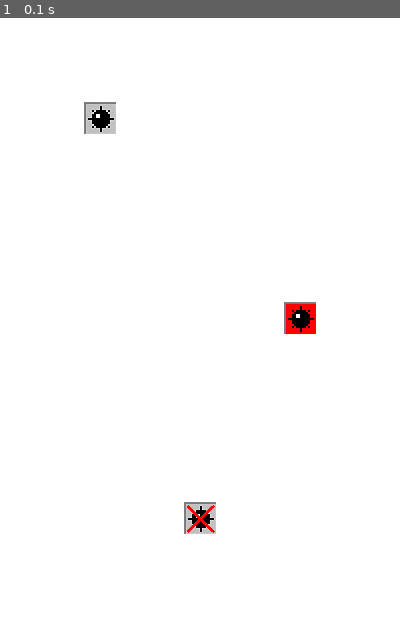
Above: before the commit, frame 1.
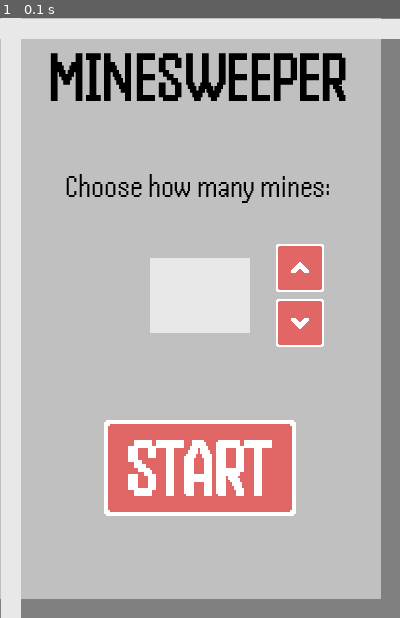
Above: after the commit, the same moment.

Repository: ColinTreanor/581Minesweeper2025
Game: pygame game, started from pygame_main.py
The game is run twice, just before and just after one commit, with the same random seed, the same clock (stepped at 60 frames per second) and the same inputs.
Inputs:
- Up to frame 1 (0.1 s): no input

The runs differ from the first frame. In frame 1, 85% of the frame differs, in the area x 0-100%, y 0-100%.

Commit message:
Add prototype start screen
Created a template start screen, not sure how buttons should be handled

Diff:
--- a/UI_engine.py
+++ b/UI_engine.py
@@ -1,6 +1,13 @@
 from board import *
 import pygame
 import button as ButtonClass
+
+# temporary constant definition for some colors, not sure where this should go in the codebase
+START_BG_COLOR = (192,192,192)
+START_DARK_LINE_COLOR = (128, 128, 128)
+START_LIGHT_LINE_COLOR = (232, 232, 232)
+BLACK = (0,0,0)
+# button red = (225, 105, 105)
 
 
 class UIEngine:
@@ -30,6 +37,45 @@
 
     def DisplayStartScreen(surface : pygame.display):
         #TODO: implement this function to display start screen
+        # fill with background color
+        surface.fill(START_BG_COLOR)
+        # draw border lines to make background look nicer
+        line_width = 20
+        # weird math with coordinates, i think lines are drawn with x representing the left edge and y representing the middle of the edge ???
+        pygame.draw.line(surface, START_DARK_LINE_COLOR, (400-line_width//2,0), (400-line_width//2,600), line_width)
+        pygame.draw.line(surface, START_DARK_LINE_COLOR, (0, 600-line_width//2), (400,600-line_width//2), line_width)
+        pygame.draw.line(surface, START_LIGHT_LINE_COLOR, (0,0+line_width//2), (400+line_width,0+line_width//2), line_width)
+        pygame.draw.line(surface, START_LIGHT_LINE_COLOR, (0+line_width//2,0), (0+line_width//2,600+line_width), line_width)
+        # # get header font
+        # header_font_path = "fonts/Handjet-Bold.ttf"
+        # header_size = 40
+        # header_font = pygame.font.Font(header_font_path, header_size)
+        reg_font_path = "fonts/HandJet-Regular.ttf"
+        reg_font_size = 32
+        reg_font = pygame.font.Font(reg_font_path, reg_font_size)
+        UIEngine._DrawText(surface, "Choose how many mines: ", reg_font, BLACK, 65, 150)
+
+        # draw minesweeper title on screen
+        minesweeper_title = pygame.image.load("./sprites/start_screen/minesweeper_title.png").convert_alpha()
+        minesweeper_title = pygame.transform.scale_by(minesweeper_title, .75)
+        surface.blit(minesweeper_title, (50,35))
+
+        # draw up and down arrows
+        up_arrow = pygame.image.load("./sprites/start_screen/up_arrow.png").convert_alpha()
+        down_arrow = pygame.image.load("./sprites/start_screen/down_arrow.png").convert_alpha()
+        up_button = ButtonClass.ButtonInfo(ButtonClass.ButtonTypes.MINE_SELECT_UP_ARROW, up_arrow, (300,250), GameState.START_SCREEN)
+        down_button = ButtonClass.ButtonInfo(ButtonClass.ButtonTypes.MINE_SELECT_DOWN_ARROW, down_arrow, (300,305), GameState.START_SCREEN)
+        # append to test button list temporarily
+        ButtonClass.TestButtonList.append(up_button)
+        ButtonClass.TestButtonList.append(down_button)
+        # draw start button
+        start_img = pygame.image.load("./sprites/start_screen/start_button.png").convert_alpha()
+        start_img = pygame.transform.scale_by(start_img, 2) # scale by a factor of 2
+        start_button = ButtonClass.ButtonInfo(ButtonClass.ButtonTypes.MINE_SELECT_START, start_img, (200,450), GameState.START_SCREEN)
+        ButtonClass.TestButtonList.append(start_button)
+        # draw blank space for number of mines text to go
+        pygame.draw.rect(surface, START_LIGHT_LINE_COLOR, pygame.Rect(150, 240, 100, 75))
+
         return
 
     def DisplayPlayingScreen(surface : pygame.display, boardState : Board):
@@ -50,3 +96,17 @@
             if (gameState == button.mOnState):
                 surface.blit(button.mImg, button.mRect)
         return
+
+    def _DrawText(surface: pygame.display, text: str, font: pygame.font, text_col, x: int, y: int):
+        """
+        Function that draws text to the screen
+        Params:
+            surface: surface to write text to
+            text: text to be written
+            font: font to use to write text
+            text_col: color of text. Type is any color format pygame accepts, usually (r, g, b, a)
+            x: x coordinate for text
+            y: y coordinate of text
+        """
+        img = font.render(text, True, text_col)
+        surface.blit(img,(x,y))
--- a/button.py
+++ b/button.py
@@ -25,9 +25,9 @@
 
 # template for how buttons would be initialized for list
 TestButtonList = [
-    ButtonInfo(ButtonTypes.MINE_SELECT_UP_ARROW, pygame.image.load("sprites/mine.png"), (100, 100), GameState.START_SCREEN ),
-    ButtonInfo(ButtonTypes.MINE_SELECT_DOWN_ARROW, pygame.image.load("sprites/mineClicked.png"), (300, 300), GameState.START_SCREEN ),
-    ButtonInfo(ButtonTypes.MINE_SELECT_START, pygame.image.load("sprites/mineFalse.png"), (200, 500), GameState.START_SCREEN ),
+    # ButtonInfo(ButtonTypes.MINE_SELECT_UP_ARROW, pygame.image.load("sprites/mine.png"), (100, 100), GameState.START_SCREEN ),
+    # ButtonInfo(ButtonTypes.MINE_SELECT_DOWN_ARROW, pygame.image.load("sprites/mineClicked.png"), (300, 300), GameState.START_SCREEN ),
+    # ButtonInfo(ButtonTypes.MINE_SELECT_START, pygame.image.load("sprites/mineFalse.png"), (200, 500), GameState.START_SCREEN ),
 ]
 
 #TODO: add list for actual buttons
Binary file added: sprites/start_screen/down_arrow.png
Binary file added: sprites/start_screen/minesweeper_title.png
Binary file added: sprites/start_screen/start_button.png
Binary file added: sprites/start_screen/up_arrow.png
